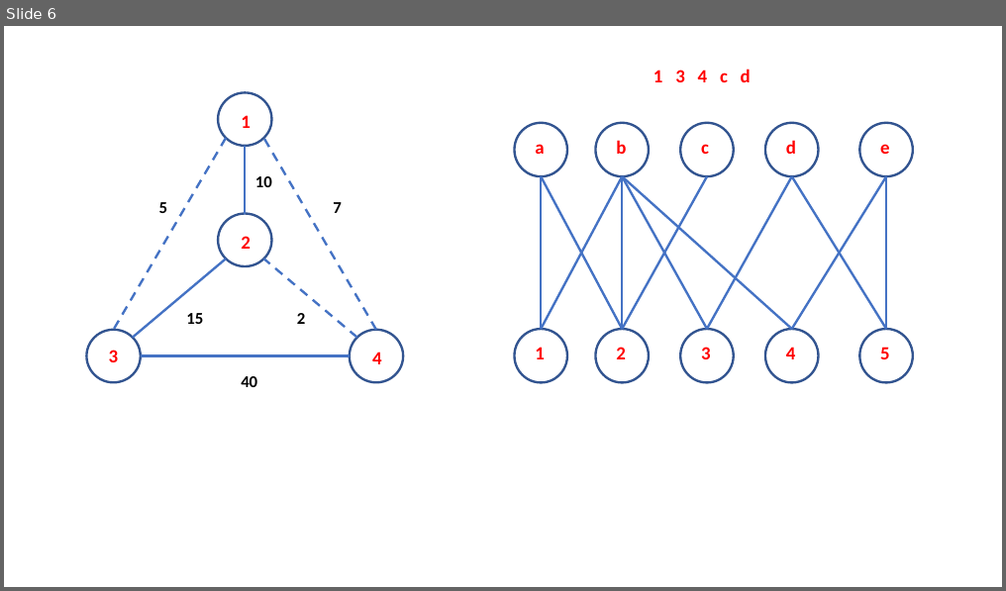
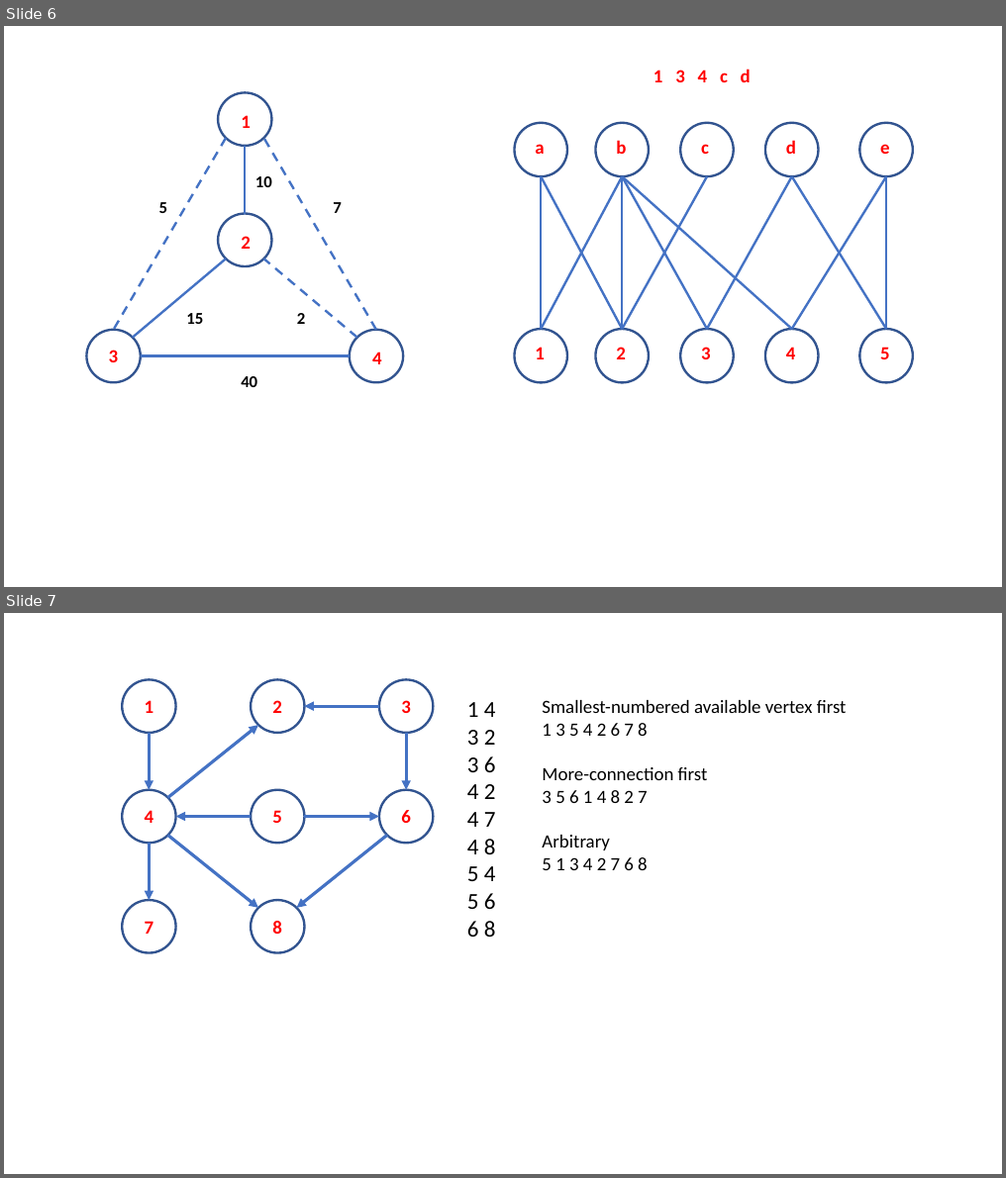
Before and after one commit to admiralrua/Algorithms-illustrated-by-Python, a slide deck: example/Illustration.pptx. Shown one above the other, each under a label of ours: slide 6 before the commit, slides 6 and 7 after it. The pictures are 1006x591 and 1006x1178 pixels, drawn with LibreOffice and Linux fonts; fonts in the diff are those of the drawing. Boxes give left, top, right and bottom in pixels: in the first picture for what was removed or moved away, otherwise in the second. Text is boxed around its words. In the diff, an @@ line names an element or a change of style, - is before the commit and + after.

```diff
--- a/example/Illustration.pptx
+++ b/example/Illustration.pptx
@@ slide 7 added at [4,613,1002,1174], background #FFFFFF @@
@@ ellipse added at [122,679,176,733], fill #FFFFFF, outline #325491 2.25 pt @@
@@ text added at [145,700,154,713], 18 pt, text #FF0000, bold @@
+1
@@ ellipse added at [251,679,304,733], fill #FFFFFF, outline #325491 2.25 pt @@
@@ text added at [272,700,282,713], 18 pt, text #FF0000, bold @@
+2
@@ ellipse added at [379,679,433,733], fill #FFFFFF, outline #325491 2.25 pt @@
@@ text added at [401,700,411,713], 18 pt, text #FF0000, bold @@
+3
@@ text added at [542,700,846,870], 18 pt, text #000000 @@
+Smallest-numbered available vertex first
+1 3 5 4 2 6 7 8
+More-connection first
+3 5 6 1 4 8 2 7
+Arbitrary
+5 1 3 4 2 7 6 8
@@ arrow added from (168, 798) to (258, 725), #4472C4 3 pt @@
@@ arrow added from (379, 707) to (304, 707), #4472C4 3 pt @@
@@ text added at [467,702,496,937], 22 pt, text #000000 @@
+1 4
+3 2
+3 6
+4 2
+4 7
+4 8
+5 4
+5 6
+6 8
@@ arrow added from (150, 733) to (150, 789), #4472C4 3 pt @@
@@ arrow added from (406, 733) to (406, 789), #4472C4 3 pt @@
@@ ellipse added at [122,789,176,843], fill #FFFFFF, outline #325491 2.25 pt @@
@@ ellipse added at [251,789,304,843], fill #FFFFFF, outline #325491 2.25 pt @@
@@ ellipse added at [379,789,433,843], fill #FFFFFF, outline #325491 2.25 pt @@
@@ text added at [145,810,154,823], 18 pt, text #FF0000, bold @@
+4
@@ arrow added from (251, 817) to (176, 817), #4472C4 3 pt @@
@@ text added at [272,810,282,823], 18 pt, text #FF0000, bold @@
+5
@@ arrow added from (304, 817) to (379, 817), #4472C4 3 pt @@
@@ text added at [401,810,411,823], 18 pt, text #FF0000, bold @@
+6
@@ arrow added from (150, 843) to (150, 900), #4472C4 3 pt @@
@@ arrow added from (168, 836) to (258, 908), #4472C4 3 pt @@
@@ arrow added from (387, 836) to (297, 908), #4472C4 3 pt @@
@@ ellipse added at [122,900,176,954], fill #FFFFFF, outline #325491 2.25 pt @@
@@ ellipse added at [251,900,304,954], fill #FFFFFF, outline #325491 2.25 pt @@
@@ text added at [145,921,154,934], 18 pt, text #FF0000, bold @@
+7
@@ text added at [272,921,282,934], 18 pt, text #FF0000, bold @@
+8
```
Also in this commit, not shown: 5 other slides added.
